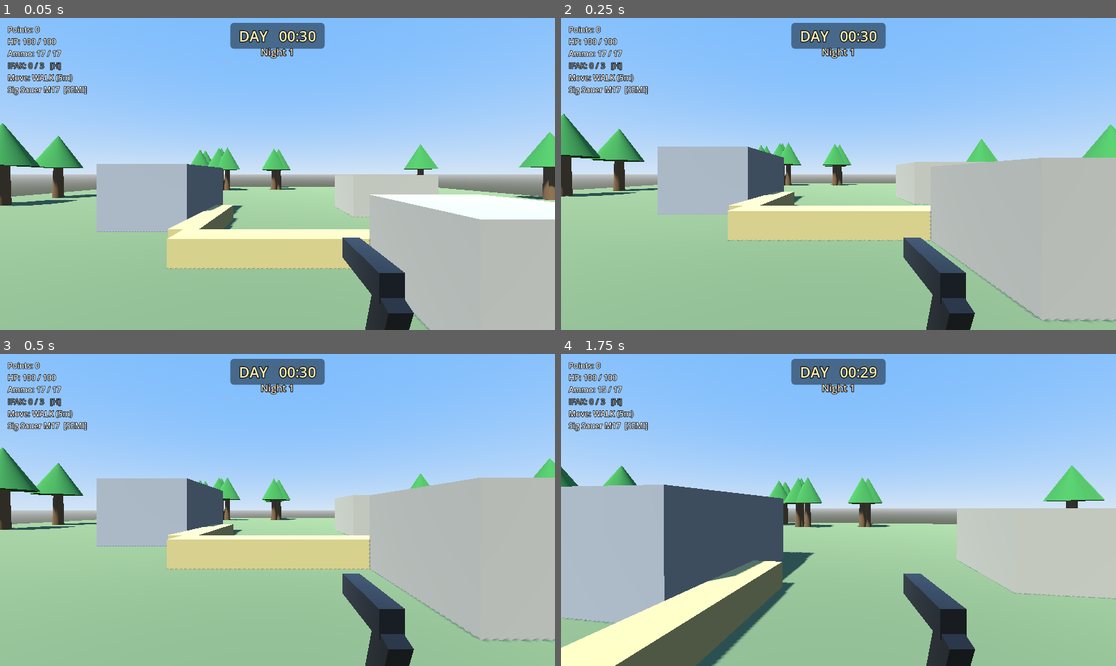
Above: before the commit, frames 1-4 (two rows, left to right).
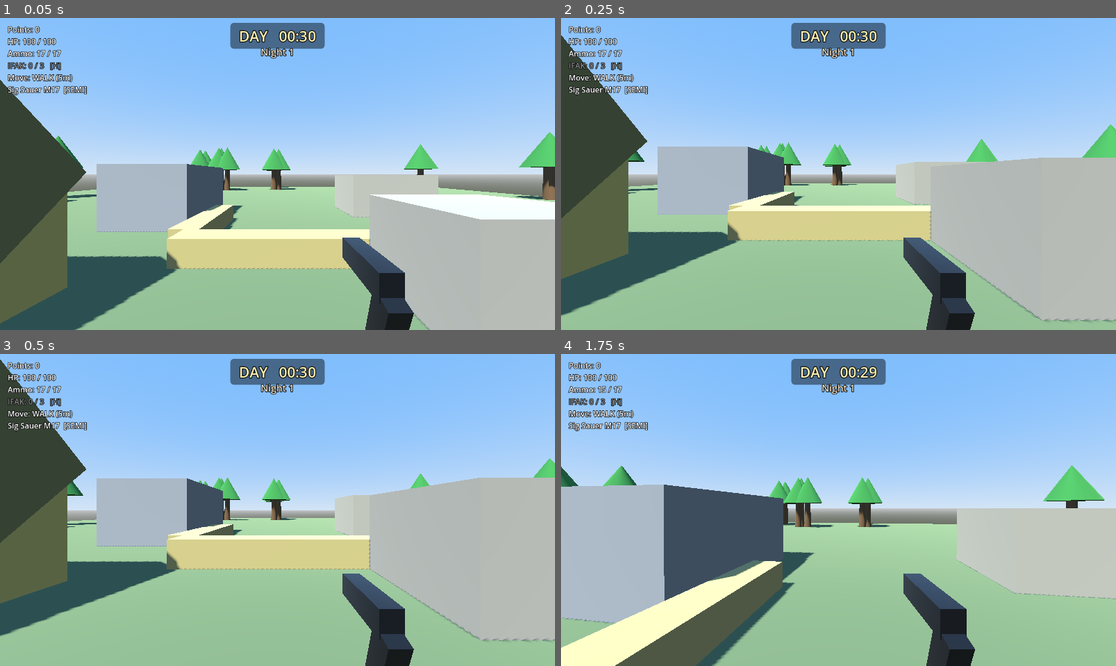
Above: after the commit, the same moments.

Repository: aepibailey/Zombie-Game
Game: Godot game, scene res://scenes/Main.tscn
The game is run twice, just before and just after one commit, with the same random seed, the same clock (stepped at 60 frames per second) and the same inputs.
Inputs (mouse positions are in pixels of both pictures, inside the frame that each line leads up to):
- Up to frame 1 (0.05 s): no input
- Up to frame 2 (0.25 s): no input
- Up to frame 3 (0.5 s): no input
- Up to frame 4 (1.75 s): tap Enter at 0.5 s; move the mouse to (866, 510) at 0.52 s; hold E (interact) 0.53-1.28 s; hold W from 0.53 s (still down); click (866, 510) at 0.67 s; tap Space at 0.77, 1.52 s; tap B at 0.8, 1.35 s; move the mouse to (810, 510) at 1.27 s; click (810, 510) at 1.42 s; tap E (interact) at 1.55 s

The runs differ from the first frame. In frame 1, 11% of the frame differs, in the area x 0-33%, y 19-100%; in frame 2, 11%; in frame 3, 10%; in frame 4, nothing differs.

Commit message:
Pass 06 §2: Engineers' Tent + build-mode shell
- GameManager.set_paused() holds the phase clock; _process returns early.
- New EngineersTentZone Area3D at (-7,0,7), across the base from the supply
  crate, with distinct blockout geometry (khaki canvas box + peaked roof).
  Opens with E during Day only; at night it explains the engineers won't work
  after dark and stays shut.
- New BuildMode node: top-down ORTHOGONAL camera (size 72 frames the 60x60 map
  with margin) chosen over perspective so scale stays consistent and zoom is a
  single value. Pan on WASD or middle-mouse drag, clamped to +/-34m; zoom on
  the wheel or [ ], 24..90. Esc exits, restores the first-person camera and
  resumes the clock. Re-enterable during a Day; the player body never moves.
- cursor_ground_point() already exposed for the ghost placement in §3.
- Wheel currently zooms; when the palette lands it rotates the ghost instead
  and [ ] remain the zoom binding.

Co-Authored-By: Claude Opus 4.8 <noreply@anthropic.com>
Claude-Session: https://claude.ai/code/session_01GYUJQnPzi923Fa9UGz9bkd

Diff:
--- /dev/null
+++ b/scripts/BuildMode.gd
@@ -0,0 +1,210 @@
+extends Node3D
+class_name BuildMode
+## Top-down build mode, opened at the Engineers' Tent during Day.
+##
+## This is the shell: camera, pan/zoom, enter/exit and the day-timer hold.
+## The obstacle palette, ghost placement and validation live on top of it.
+
+signal opened
+signal closed
+
+## Orthogonal size = metres of world visible vertically. The map is 60x60, so
+## the default frames it with margin.
+@export var default_zoom: float = 72.0
+@export var min_zoom: float = 24.0
+@export var max_zoom: float = 90.0
+@export var zoom_step: float = 6.0
+@export var pan_speed: float = 28.0        # metres/sec at default zoom
+@export var camera_height: float = 60.0
+## How far the view may pan from map centre, so you can't lose the base.
+@export var pan_limit: float = 34.0
+
+var active := false
+
+var _cam: Camera3D
+var _player: Player = null
+var _hud: HUD = null
+var _ui: CanvasLayer
+var _title: Label
+var _points_label: Label
+var _hint: Label
+var _dragging := false
+
+func _ready() -> void:
+	_build_camera()
+	_build_ui()
+	set_process(false)
+	set_process_unhandled_input(false)
+
+func setup(player: Player, hud: HUD) -> void:
+	_player = player
+	_hud = hud
+
+func _build_camera() -> void:
+	_cam = Camera3D.new()
+	# Orthogonal rather than perspective: a build view wants consistent scale
+	# across the map, and zoom becomes a single clean `size` value.
+	_cam.projection = Camera3D.PROJECTION_ORTHOGONAL
+	_cam.size = default_zoom
+	_cam.position = Vector3(0, camera_height, 0)
+	_cam.rotation_degrees = Vector3(-90, 0, 0)   # straight down
+	_cam.far = 200.0
+	_cam.current = false
+	add_child(_cam)
+
+func _build_ui() -> void:
+	_ui = CanvasLayer.new()
+	_ui.layer = 25
+	_ui.visible = false
+	add_child(_ui)
+
+	var bar := PanelContainer.new()
+	bar.set_anchors_preset(Control.PRESET_TOP_WIDE)
+	bar.mouse_filter = Control.MOUSE_FILTER_IGNORE
+	var sb := StyleBoxFlat.new()
+	sb.bg_color = Color(0.05, 0.06, 0.05, 0.85)
+	sb.content_margin_left = 16
+	sb.content_margin_right = 16
+	sb.content_margin_top = 8
+	sb.content_margin_bottom = 8
+	bar.add_theme_stylebox_override("panel", sb)
+	_ui.add_child(bar)
+
+	var row := HBoxContainer.new()
+	row.add_theme_constant_override("separation", 24)
+	bar.add_child(row)
+
+	_title = Label.new()
+	_title.text = "ENGINEERS' TENT — BUILD MODE"
+	_title.add_theme_font_size_override("font_size", 18)
+	_title.size_flags_horizontal = Control.SIZE_EXPAND_FILL
+	row.add_child(_title)
+
+	_points_label = Label.new()
+	_points_label.add_theme_font_size_override("font_size", 18)
+	_points_label.add_theme_color_override("font_color", Color(1, 0.9, 0.4))
+	row.add_child(_points_label)
+
+	_hint = Label.new()
+	_hint.add_theme_font_size_override("font_size", 13)
+	_hint.add_theme_color_override("font_color", Color(0.75, 0.75, 0.75))
+	_hint.text = "WASD / drag: pan     Wheel or [ ]: zoom     Esc: leave"
+	_hint.set_anchors_preset(Control.PRESET_BOTTOM_WIDE)
+	_hint.horizontal_alignment = HORIZONTAL_ALIGNMENT_CENTER
+	_hint.position.y = -28
+	_hint.mouse_filter = Control.MOUSE_FILTER_IGNORE
+	_ui.add_child(_hint)
+
+	PointsManager.points_changed.connect(func(_p): _refresh())
+
+# --- Enter / exit ---------------------------------------------------------
+func open() -> void:
+	if active or _player == null:
+		return
+	active = true
+	# The day clock stops: planning shouldn't burn daylight.
+	GameManager.set_paused(true)
+	_cam.size = default_zoom
+	_cam.position = Vector3(0, camera_height, 0)
+	_cam.current = true
+	# The player body stays exactly where it is; only control is suspended.
+	_player.set_control_enabled(false)
+	_player._set_mouse_captured(false)
+	_ui.visible = true
+	set_process(true)
+	set_process_unhandled_input(true)
+	_refresh()
+	opened.emit()
+
+func close() -> void:
+	if not active:
+		return
+	active = false
+	GameManager.set_paused(false)
+	_cam.current = false
+	if _player:
+		_player.camera.current = true
+		_player.set_control_enabled(true)
+		_player._set_mouse_captured(true)
+	_ui.visible = false
+	set_process(false)
+	set_process_unhandled_input(false)
+	closed.emit()
+
+func is_open() -> bool:
+	return active
+
+func _refresh() -> void:
+	_points_label.text = "Points: %d" % PointsManager.points
+
+# --- Camera control -------------------------------------------------------
+func _process(delta: float) -> void:
+	if not active:
+		return
+	var pan := Vector3.ZERO
+	if Input.is_physical_key_pressed(KEY_W):
+		pan.z -= 1.0
+	if Input.is_physical_key_pressed(KEY_S):
+		pan.z += 1.0
+	if Input.is_physical_key_pressed(KEY_A):
+		pan.x -= 1.0
+	if Input.is_physical_key_pressed(KEY_D):
+		pan.x += 1.0
+	if pan != Vector3.ZERO:
+		# Scale pan with zoom so it feels the same at any magnification.
+		var scale := _cam.size / default_zoom
+		_move_camera(pan.normalized() * pan_speed * scale * delta)
+
+func _move_camera(delta_pos: Vector3) -> void:
+	var p := _cam.position + delta_pos
+	p.x = clampf(p.x, -pan_limit, pan_limit)
+	p.z = clampf(p.z, -pan_limit, pan_limit)
+	p.y = camera_height
+	_cam.position = p
+
+func _zoom(step: float) -> void:
+	_cam.size = clampf(_cam.size + step, min_zoom, max_zoom)
+
+func _unhandled_input(event: InputEvent) -> void:
+	if not active:
+		return
+	if event is InputEventKey and event.pressed and not event.echo:
+		match event.keycode:
+			KEY_ESCAPE:
+				close()
+			KEY_BRACKETLEFT:
+				_zoom(-zoom_step)
+			KEY_BRACKETRIGHT:
+				_zoom(zoom_step)
+			_:
+				return
+		get_viewport().set_input_as_handled()
+		return
+
+	if event is InputEventMouseButton:
+		# Wheel zooms while nothing is selected. Once the obstacle palette
+		# exists the wheel rotates the ghost instead, and [ ] remain for zoom.
+		if event.button_index == MOUSE_BUTTON_WHEEL_UP and event.pressed:
+			_zoom(-zoom_step)
+			get_viewport().set_input_as_handled()
+		elif event.button_index == MOUSE_BUTTON_WHEEL_DOWN and event.pressed:
+			_zoom(zoom_step)
+			get_viewport().set_input_as_handled()
+		elif event.button_index == MOUSE_BUTTON_MIDDLE:
+			_dragging = event.pressed
+			get_viewport().set_input_as_handled()
+	elif event is InputEventMouseMotion and _dragging:
+		# Drag-pan: 1 screen pixel -> world metres at the current zoom.
+		var per_px := _cam.size / maxf(1.0, float(get_viewport().get_visible_rect().size.y))
+		_move_camera(Vector3(-event.relative.x * per_px, 0, -event.relative.y * per_px))
+
+## World point under the cursor on the ground plane (y = 0). Used by the ghost
+## placement in the next section.
+func cursor_ground_point() -> Vector3:
+	var mouse := get_viewport().get_mouse_position()
+	var from := _cam.project_ray_origin(mouse)
+	var dir := _cam.project_ray_normal(mouse)
+	if absf(dir.y) < 0.0001:
+		return Vector3.ZERO
+	var t := -from.y / dir.y
+	return from + dir * t
--- /dev/null
+++ b/scripts/EngineersTentZone.gd
@@ -0,0 +1,62 @@
+extends Area3D
+class_name EngineersTentZone
+## Trigger volume for the Engineers' Tent. Press the "interact" action (E)
+## while inside to open build mode.
+##
+## The engineers are civilian construction workers sheltering at the base. They
+## won't work after dark, so the tent is DAY ONLY — unlike the supply crate,
+## which is now usable in both phases.
+
+var build_mode: BuildMode = null
+var hud: HUD = null
+
+var _player_inside := false
+var _player: Player = null
+
+func _ready() -> void:
+	# Layer 2 like the other triggers, so weapon rays don't hit it.
+	collision_layer = 2
+	collision_mask = 1
+	body_entered.connect(_on_body_entered)
+	body_exited.connect(_on_body_exited)
+
+func _process(_delta: float) -> void:
+	_update_prompt()
+
+func _unhandled_input(event: InputEvent) -> void:
+	if not _player_inside or _player == null or build_mode == null:
+		return
+	if build_mode.is_open():
+		return   # build mode handles its own Esc
+	if event.is_action_pressed("interact"):
+		if GameManager.is_day():
+			build_mode.open()
+		elif hud:
+			hud.show_message("The engineers won't leave the tent after dark.")
+		get_viewport().set_input_as_handled()
+
+func _on_body_entered(body: Node3D) -> void:
+	if not body.is_in_group("player"):
+		return
+	_player_inside = true
+	_player = body as Player
+
+func _on_body_exited(body: Node3D) -> void:
+	if not body.is_in_group("player"):
+		return
+	_player_inside = false
+	_player = null
+	if hud:
+		hud.hide_prompt(self)
+
+func _update_prompt() -> void:
+	if hud == null:
+		return
+	var open: bool = build_mode != null and build_mode.is_open()
+	if not _player_inside or open:
+		hud.hide_prompt(self)
+		return
+	if GameManager.is_day():
+		hud.show_prompt("Press E — Engineers' Tent (build)", self)
+	else:
+		hud.show_prompt("Engineers' Tent — closed until morning", self)
--- a/scripts/GameManager.gd
+++ b/scripts/GameManager.gd
@@ -21,6 +21,7 @@
 var current_phase: int = Phase.DAY
 var time_left: float = 0.0
 var night_number: int = 0        # incremented at the start of each night
+var paused := false              # true while build mode holds the clock
 
 func _ready() -> void:
 	_ensure_input_actions()
@@ -36,7 +37,13 @@
 		ev.physical_keycode = KEY_E
 		InputMap.action_add_event("interact", ev)
 
+## Halts the phase clock. Build mode uses this so planning costs no daylight.
+func set_paused(p: bool) -> void:
+	paused = p
+
 func _process(delta: float) -> void:
+	if paused:
+		return
 	time_left -= delta
 	time_updated.emit(time_left, current_phase)
 	if time_left <= 0.0:
--- a/scripts/Main.gd
+++ b/scripts/Main.gd
@@ -52,6 +52,8 @@
 var _hud: HUD
 var _crate_ui: SupplyCrateUI
 var _pending_crate_zone: SupplyCrateZone
+var _pending_tent_zone: EngineersTentZone
+var _build_mode: BuildMode
 var _nvg_on := false
 var _nvg_overlay: CanvasLayer
 var _nvg_whiteout: ColorRect
@@ -155,6 +157,9 @@
 	# The air-dropped supply crate + its trigger zone.
 	_build_crate(Vector3(6, 0, 6))
 
+	# The Engineers' Tent, across the base from the crate.
+	_build_engineers_tent(Vector3(-7, 0, 7))
+
 	# Perimeter woods to break sightlines and give wander routes.
 	for i in TREE_COUNT:
 		var angle := randf() * TAU
@@ -243,6 +248,37 @@
 	add_child(zone)
 	_pending_crate_zone = zone
 
+## Khaki canvas tent with a peaked roof — deliberately nothing like the
+## crate's brown box, so the two are never confused at a glance.
+func _build_engineers_tent(pos: Vector3) -> void:
+	_add_box(self, Vector3(4.5, 2.2, 3.2), pos + Vector3(0, 1.1, 0), Color(0.55, 0.5, 0.3))
+
+	# Peaked roof: a 3-sided prism laid on its side.
+	var roof := MeshInstance3D.new()
+	var prism := CylinderMesh.new()
+	prism.top_radius = 2.0
+	prism.bottom_radius = 2.0
+	prism.height = 4.6
+	prism.radial_segments = 3
+	roof.mesh = prism
+	roof.position = pos + Vector3(0, 2.6, 0)
+	roof.rotation_degrees = Vector3(0, 0, 90)   # lay the prism along X
+	var roof_mat := StandardMaterial3D.new()
+	roof_mat.albedo_color = Color(0.35, 0.34, 0.22)
+	roof.material_override = roof_mat
+	add_child(roof)
+
+	var zone := EngineersTentZone.new()
+	zone.position = pos
+	var col := CollisionShape3D.new()
+	var shape := BoxShape3D.new()
+	shape.size = Vector3(6.5, 3, 5.2)
+	col.shape = shape
+	col.position.y = 1.5
+	zone.add_child(col)
+	add_child(zone)
+	_pending_tent_zone = zone
+
 # --- UI -------------------------------------------------------------------
 func _build_ui() -> void:
 	_build_nvg_overlay()
@@ -257,6 +293,13 @@
 	if _pending_crate_zone:
 		_pending_crate_zone.crate_ui = _crate_ui
 		_pending_crate_zone.hud = _hud
+
+	_build_mode = BuildMode.new()
+	add_child(_build_mode)
+	_build_mode.setup(player, _hud)
+	if _pending_tent_zone:
+		_pending_tent_zone.build_mode = _build_mode
+		_pending_tent_zone.hud = _hud
 
 func _build_nvg_overlay() -> void:
 	# Green tint sits under the HUD (layer 5) so HUD text stays readable.
Not shown, changed: PROJECT_SPEC.md
